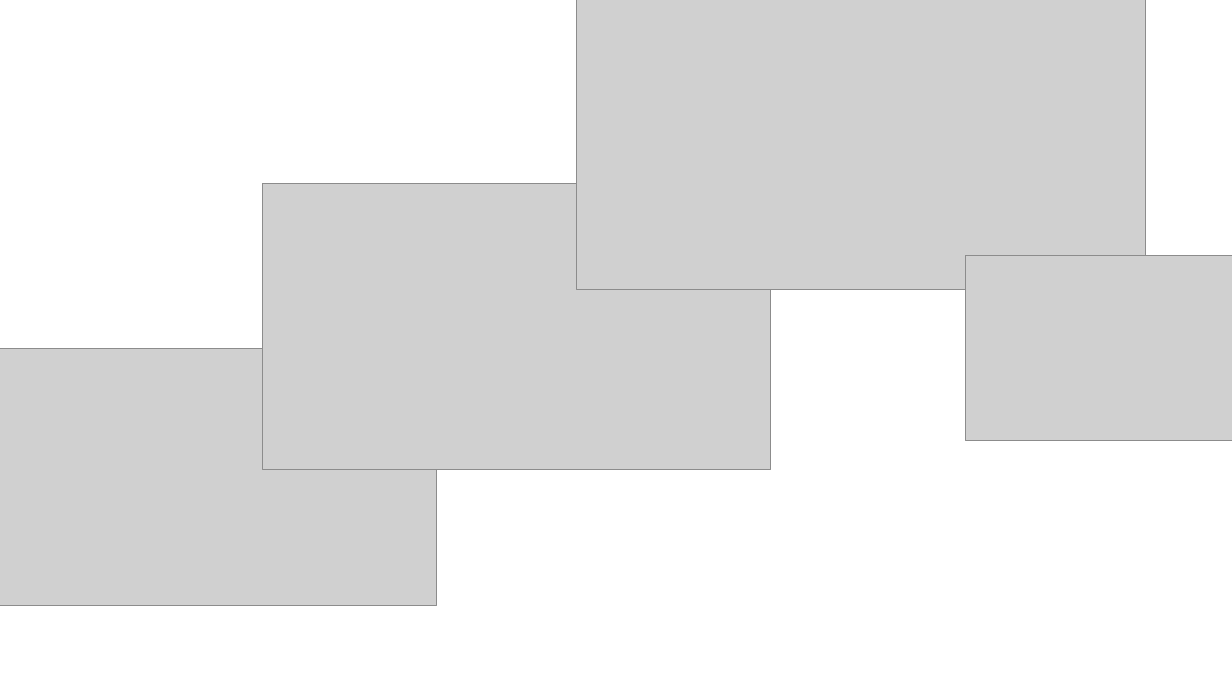
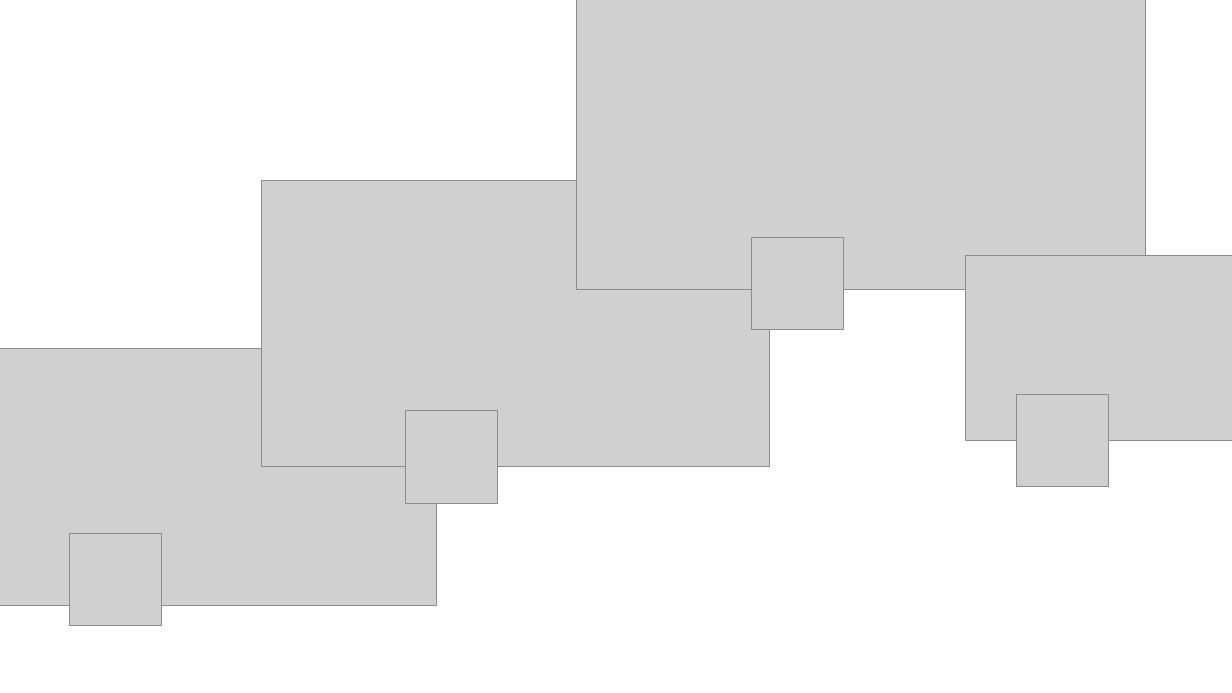
Before and after one commit to petterssonb/python-esp32-mqtt, a slide deck: slide 1 of content/IoT-PoC.pptx. Drawn at 1232x693 pixels with LibreOffice and Linux fonts; fonts in the diff are those of the drawing; grey boxes stand for pictures; background and template pictures are left out. Boxes give left, top, right and bottom in pixels: in the first picture for what was removed or moved away, otherwise in the second. Text is boxed around its words. In the diff, an @@ line names an element or a change of style, - is before the commit and + after.

```diff
--- a/content/IoT-PoC.pptx
+++ b/content/IoT-PoC.pptx
@@ picture: place and size @@
-picture at box(262, 184, 771, 470)
+picture at box(262, 180, 770, 466)
@@ picture added at box(751, 238, 844, 330) @@
@@ picture added at box(406, 411, 498, 504) @@
@@ picture added at box(1017, 395, 1109, 487) @@
@@ picture added at box(69, 533, 162, 626) @@
```
Also in this commit, not shown: 4 other slides changed.
